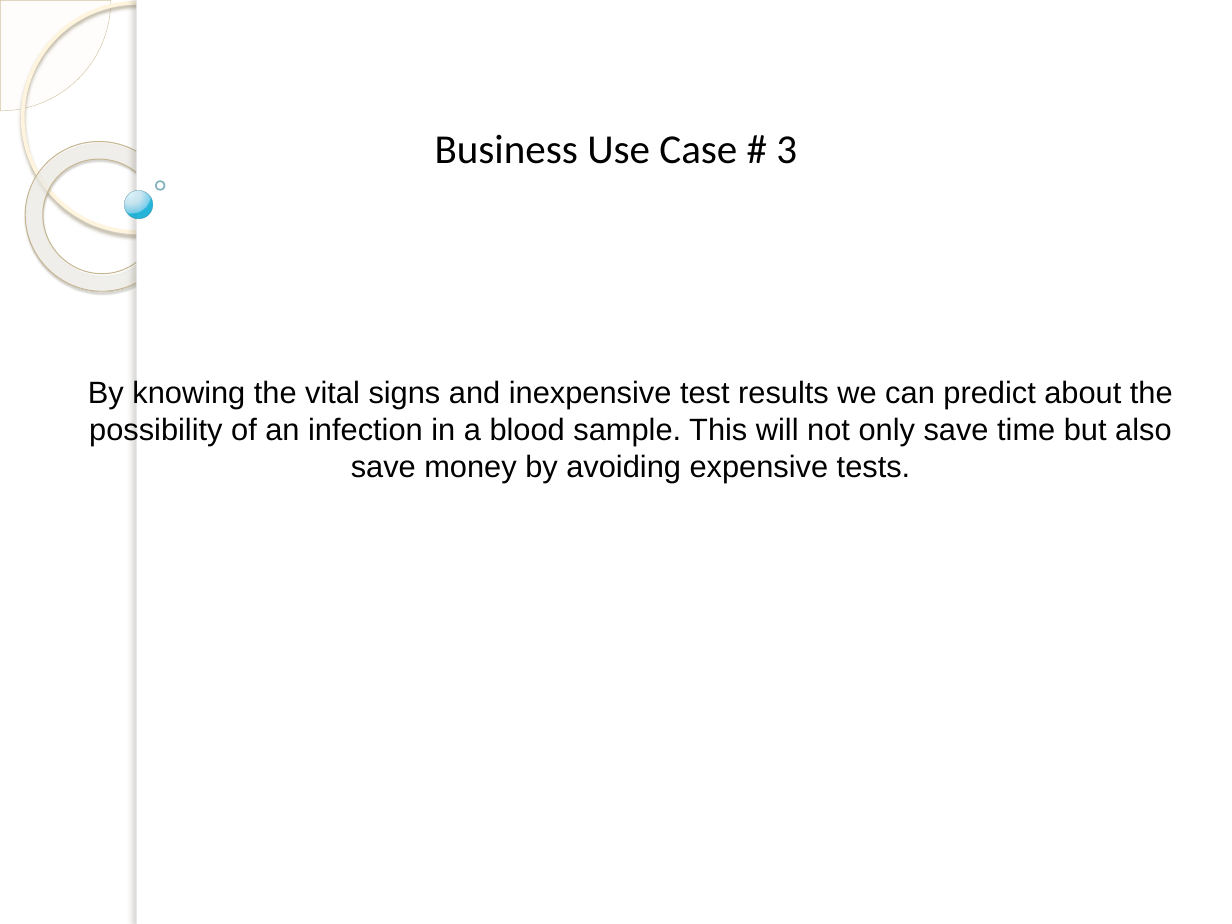
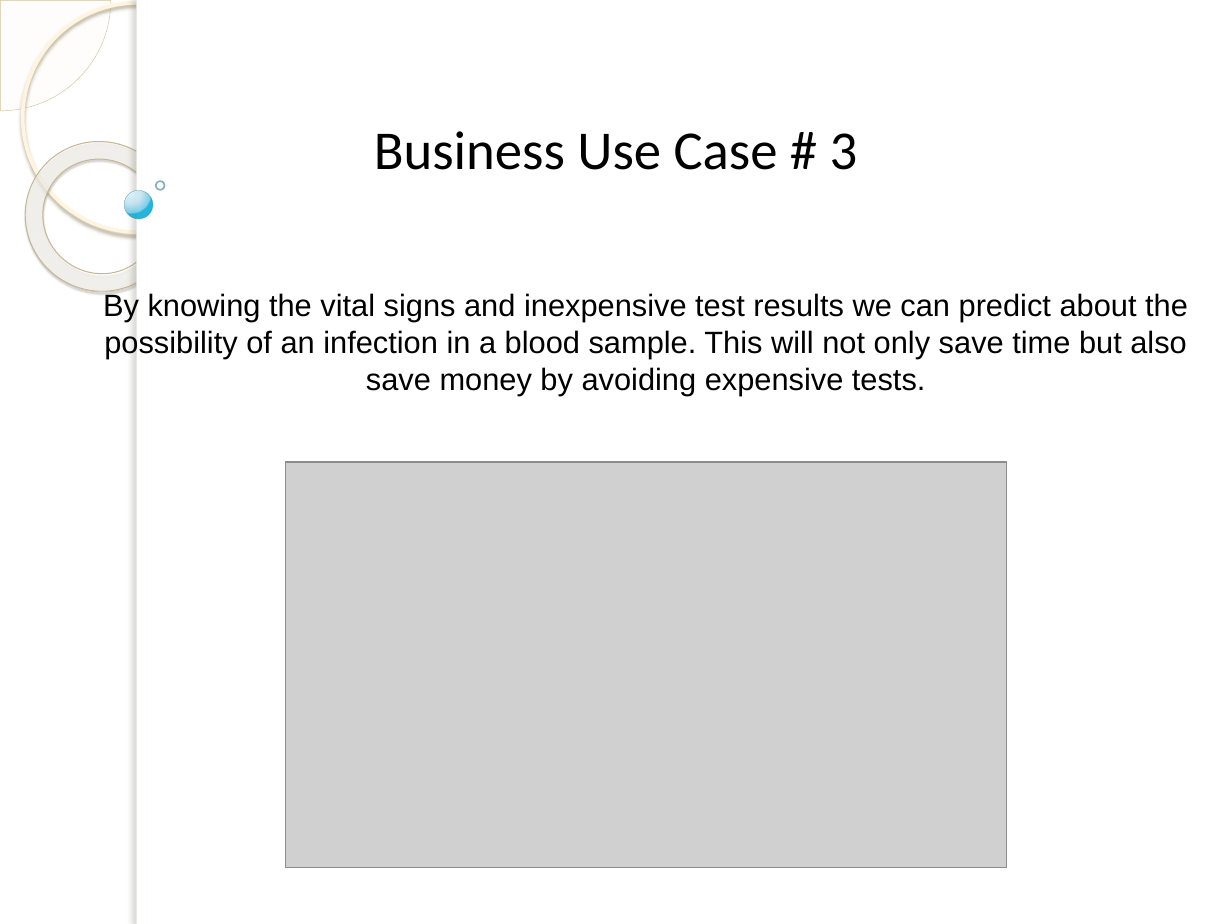
Before and after one commit to Hasannajeeb/Data-Squad, a slide deck: slide 4 of business use cases.pptx (slide 3 before the commit). Drawn at 1232x924 pixels with LibreOffice and Linux fonts; fonts in the diff are those of the drawing; grey boxes stand for pictures; background and template pictures are left out. Boxes give left, top, right and bottom in pixels: in the first picture for what was removed or moved away, otherwise in the second. Text is boxed around its words. In the diff, an @@ line names an element or a change of style, - is before the commit and + after.

```diff
--- a/business use cases.pptx
+++ b/business use cases.pptx
@@ text "Business Use Case # 3" at bbox=[374, 131, 858, 170]: size 24 to 32 pt @@
@@ text "By knowing the vital signs ...": place and size @@
-text "By knowing the vital signs ..." at bbox=[88, 380, 1173, 483]
+text "By knowing the vital signs ..." at bbox=[103, 293, 1188, 396]
@@ picture added at bbox=[286, 462, 1007, 867] @@
```
Also in this commit, not shown: 3 other slides changed, 1 slide added, 1 other file.
